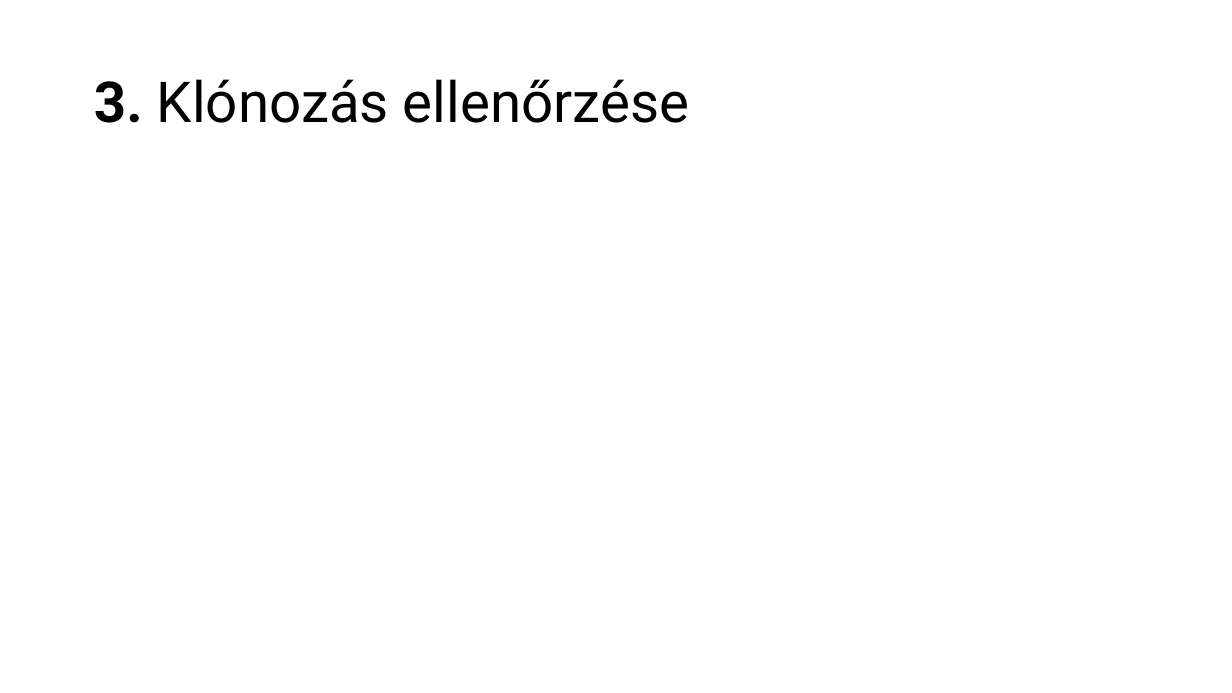
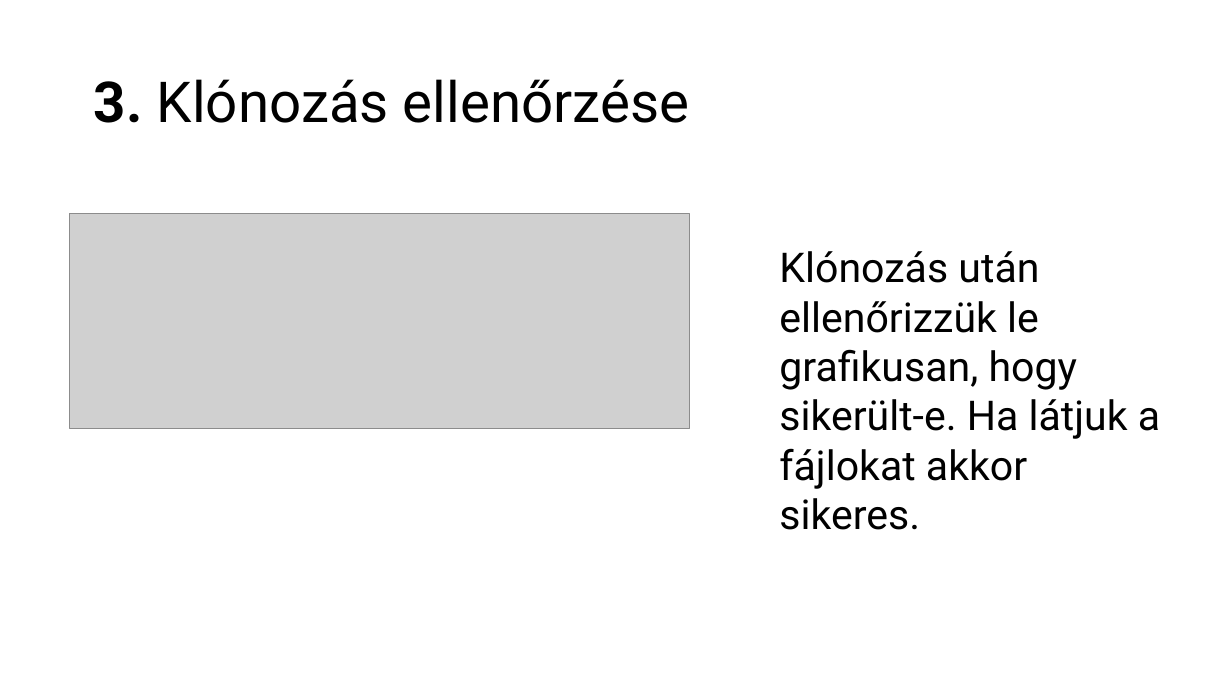
Before and after one commit to BognarBalint/Ikt_Projektmunka_2024-2025_Bogn-r_Roli_Kimi, a slide deck: slide 6 of Git_használat.pptx. Drawn at 1232x693 pixels with LibreOffice and Linux fonts; fonts in the diff are those of the drawing; grey boxes stand for pictures. Boxes give left, top, right and bottom in pixels: in the first picture for what was removed or moved away, otherwise in the second. Text is boxed around its words. In the diff, an @@ line names an element or a change of style, - is before the commit and + after.

Commit message:
3.0

```diff
--- a/Git_használat.pptx
+++ b/Git_használat.pptx
@@ picture added at [69, 213, 689, 428] @@
@@ text added at [779, 251, 1160, 489], 32 pt, text #000000 @@
+Klónozás után ellenőrizzük le grafikusan, hogy sikerült-e. Ha látjuk a fájlokat akkor sikeres.
```
Also in this commit, not shown: 3 other slides changed.
